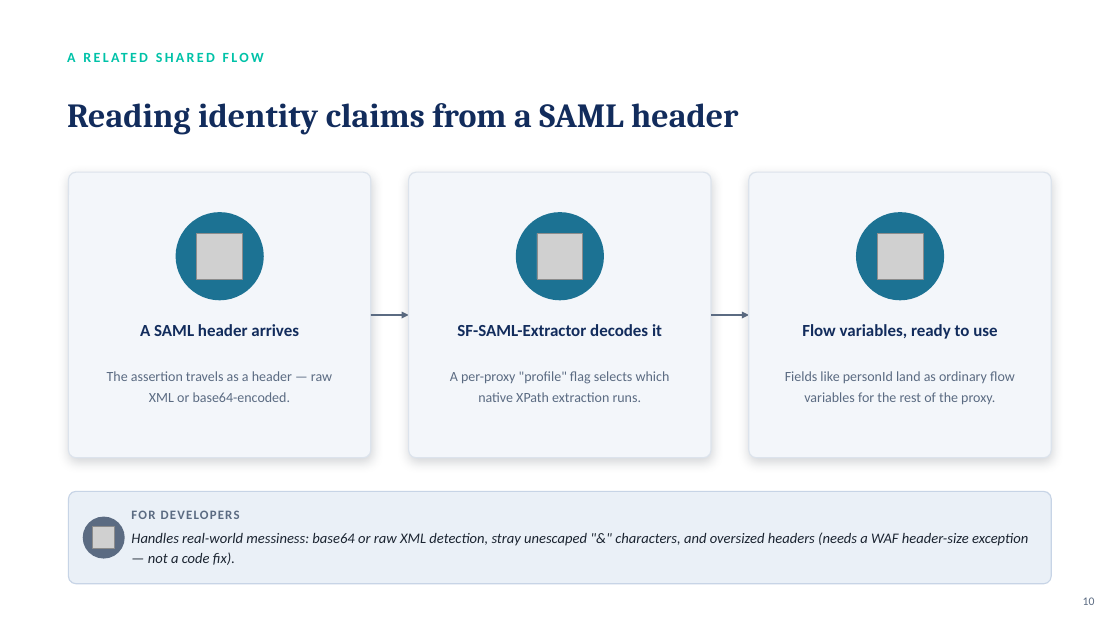
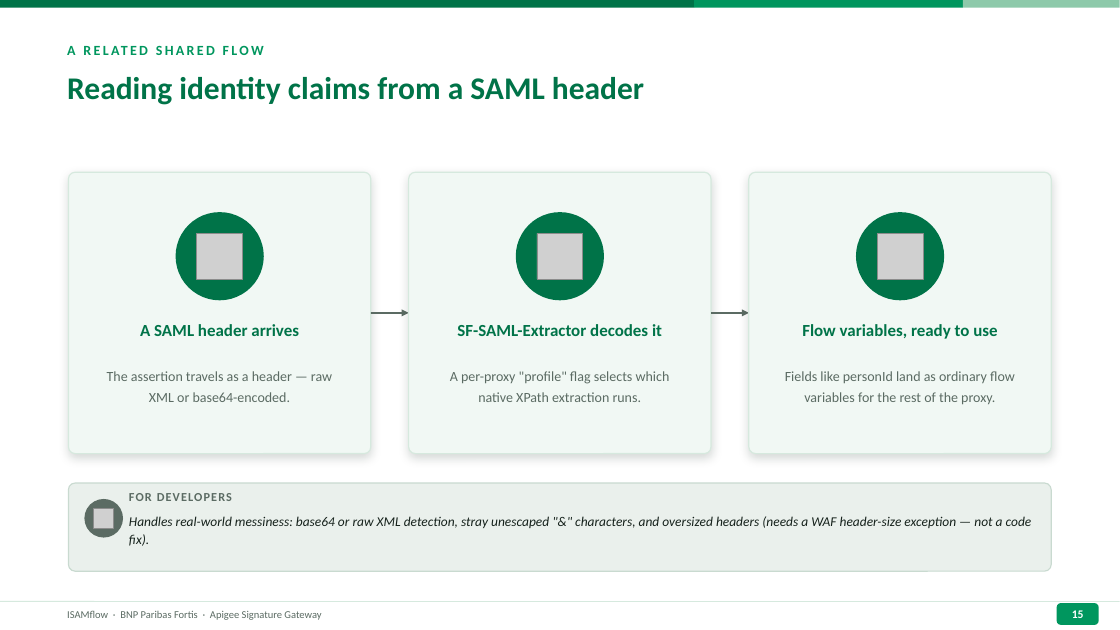
Before and after one commit to Barondev007/ISAMflow, a slide deck: slide 15 of Signature-Flow-Overview.pptx (slide 10 before the commit). Drawn at 1120x630 pixels with LibreOffice and Linux fonts; fonts in the diff are those of the drawing; grey boxes stand for pictures. Boxes give left, top, right and bottom in pixels: in the first picture for what was removed or moved away, otherwise in the second. Text is boxed around its words. In the diff, an @@ line names an element or a change of style, - is before the commit and + after.

```diff
--- a/Signature-Flow-Overview.pptx
+++ b/Signature-Flow-Overview.pptx
@@ rectangle added at [0, 0, 694, 8], fill #007348 @@
@@ rectangle added at [694, 0, 963, 8], fill #00965E @@
@@ rectangle added at [963, 0, 1120, 8], fill #8DC9AA @@
@@ text "A RELATED SHARED FLOW": place and size @@
-text "A RELATED SHARED FLOW" at [67, 53, 75, 62]
+text "A RELATED SHARED FLOW" at [67, 46, 75, 55]
@@ text "A RELATED SHARED FLOW" at [67, 46, 75, 55]: text colour #00C2A8 to #00965E @@
@@ text "Reading identity claims from a ...": place and size @@
-text "Reading identity claims from a ..." at [67, 103, 738, 135]
+text "Reading identity claims from a ..." at [67, 77, 644, 105]
@@ text "Reading identity claims from a ..." at [67, 77, 644, 105]: size 29 to 27 pt, font Cambria to Calibri, text colour #122C5C to #007348; vertical alignment middle to top @@
@@ rounded rectangle: place and size @@
-rounded rectangle at [68, 172, 371, 458]
+rounded rectangle at [68, 172, 371, 454]
@@ rounded rectangle: place and size @@
-rounded rectangle at [409, 172, 712, 458]
+rounded rectangle at [409, 172, 712, 454]
@@ fill #F3F6FA to #F1F8F4; outline #DCE3EC 1 pt to #D6E9DE 1 pt; shadow changed; proportions changed in 3 elements at [68, 172, 371, 454], [409, 172, 712, 454], [749, 172, 1051, 454] @@
@@ rounded rectangle: place and size @@
-rounded rectangle at [749, 172, 1051, 458]
+rounded rectangle at [749, 172, 1051, 454]
@@ fill #1C7293 to #007348 in 3 elements at [176, 212, 264, 300], [516, 212, 604, 300], [856, 212, 944, 300] @@
@@ arrow (371, 313) - (409, 313): stroke #5B6B82 1.5 pt to #5B6B63 1.5 pt @@
@@ arrow (711, 313) - (749, 313): stroke #5B6B82 1.5 pt to #5B6B63 1.5 pt @@
@@ text colour #122C5C to #007348 in 3 elements at [140, 324, 299, 336], [457, 324, 662, 336], [802, 324, 997, 339] @@
@@ text colour #5B6B82 to #5B6B63 in 3 elements at [107, 371, 332, 402], [450, 371, 670, 402], [785, 371, 1015, 404] @@
@@ rounded rectangle: place and size @@
-rounded rectangle at [68, 492, 1051, 584]
+rounded rectangle at [68, 483, 1051, 571]
@@ rounded rectangle at [68, 483, 1051, 571]: fill #EAF0F7 to #EAF0EC; outline #C7D4E6 1 pt to #C9DAD0 1 pt; proportions changed @@
@@ ellipse: place and size @@
-ellipse at [82, 517, 124, 559]
+ellipse at [84, 499, 123, 538]
@@ ellipse at [84, 499, 123, 538]: fill #5B6B82 to #5B6B63 @@
@@ picture: place and size @@
-picture at [92, 527, 114, 549]
+picture at [94, 508, 114, 528]
@@ text "FOR DEVELOPERS": place and size @@
-text "FOR DEVELOPERS" at [131, 510, 240, 519]
+text "FOR DEVELOPERS" at [129, 493, 232, 501]
@@ text "FOR DEVELOPERS" at [129, 493, 232, 501]: size 11 to 10.5 pt, text colour #5B6B82 to #5B6B63; vertical alignment middle to top @@
@@ text "Handles real-world messiness: base64 or ...": place and size @@
-text "Handles real-world messiness: base64 or ..." at [131, 532, 1028, 565]
+text "Handles real-world messiness: base64 or ..." at [129, 516, 1032, 546]
@@ text "Handles real-world messiness: base64 or ..." at [129, 516, 1032, 546]: size 12.5 to 11.5 pt, text colour #1B2431 to #15211B; line spacing 1.15 to 1.12 @@
@@ text removed at [1083, 597, 1095, 605] @@
-10
@@ line added from (0, 602) to (1120, 602), #D6E9DE 0.75 pt @@
@@ text added at [67, 611, 321, 620], 9 pt, text #5B6B63 @@
+ISAMflow · BNP Paribas Fortis · Apigee Signature Gateway
@@ rounded rectangle added at [1057, 603, 1099, 625], fill #00965E @@
@@ text added at [1072, 610, 1084, 618], 10 pt, text #FFFFFF, bold @@
+15
```
Also in this commit, not shown: 12 other slides changed, 5 slides added.
